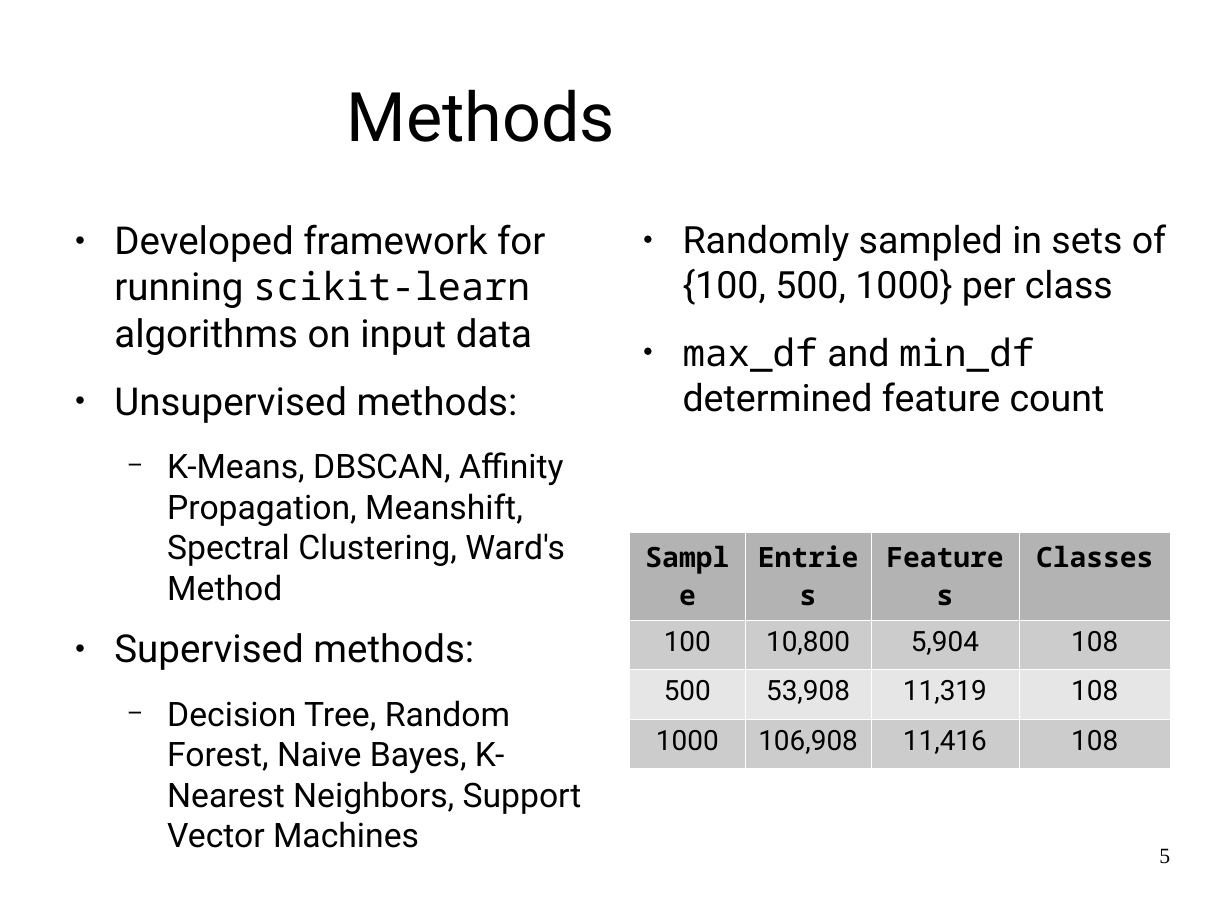
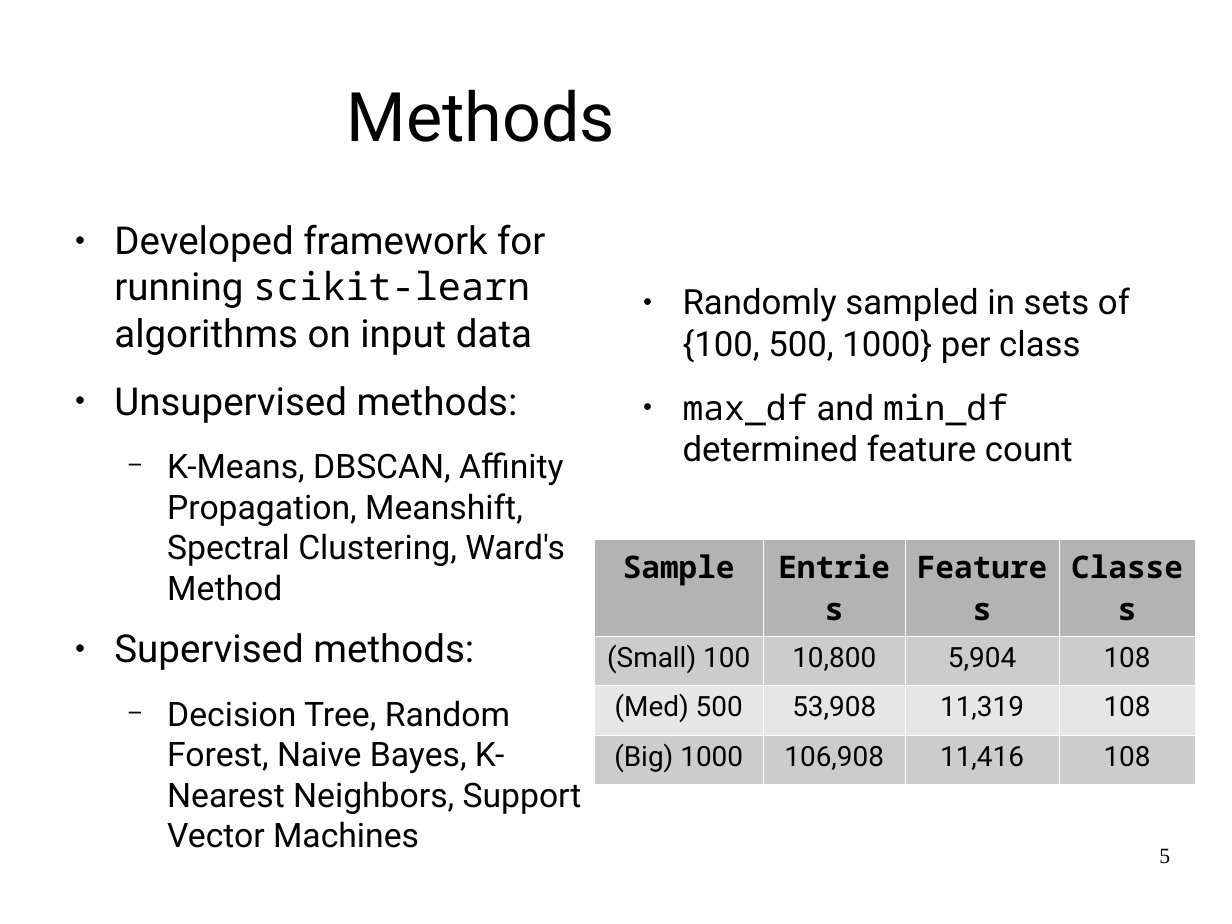
Before and after one commit to jrouly/stackmining, a slide deck: slide 5 of presentation/rouly_wells_presentation.odp. Drawn at 1232x924 pixels with LibreOffice and Linux fonts; fonts in the diff are those of the drawing; background and template pictures are left out. Boxes give left, top, right and bottom in pixels: in the first picture for what was removed or moved away, otherwise in the second. Text is boxed around its words. In the diff, an @@ line names an element or a change of style, - is before the commit and + after.

```diff
--- a/presentation/rouly_wells_presentation.odp
+++ b/presentation/rouly_wells_presentation.odp
@@ text "Randomly sampled in sets of ..." at <box>683,287,1130,462</box>: size 24.2 to 22.4 pt @@
@@ table at <box>595,540,1195,776</box> @@
-row 2, column 1: 100
+row 2, column 1: (Small) 100
-row 3, column 1: 500
+row 3, column 1: (Med) 500
-row 4, column 1: 1000
+row 4, column 1: (Big) 1000
@@ size 18 to 20 pt in "Sample", "Entries", "Features", "Classes" @@
@@ table: place and size @@
-table at <box>629,532,1171,758</box>
+table at <box>595,540,1195,776</box>
```
Also in this commit, not shown: 2 other slides changed, 1 other file.
